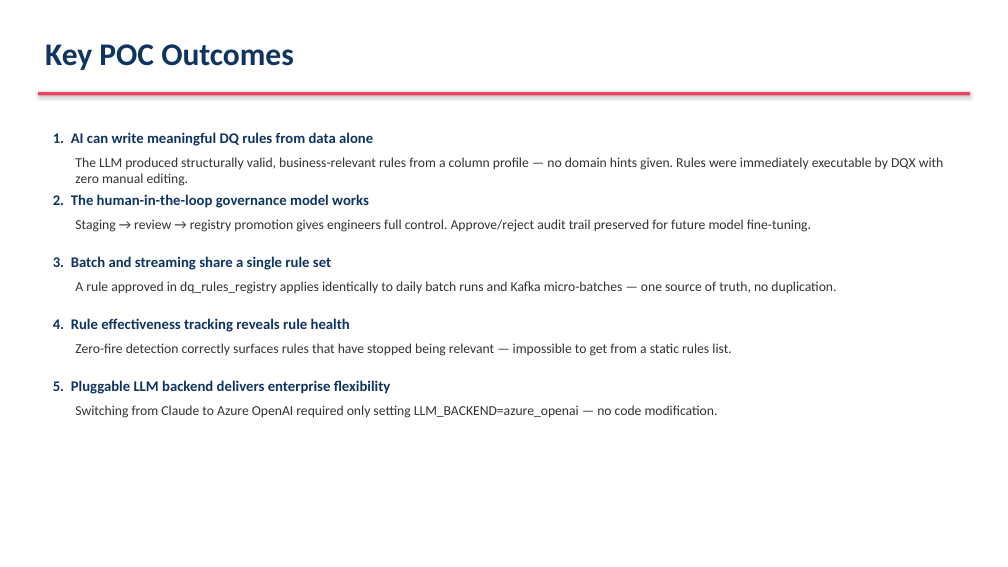
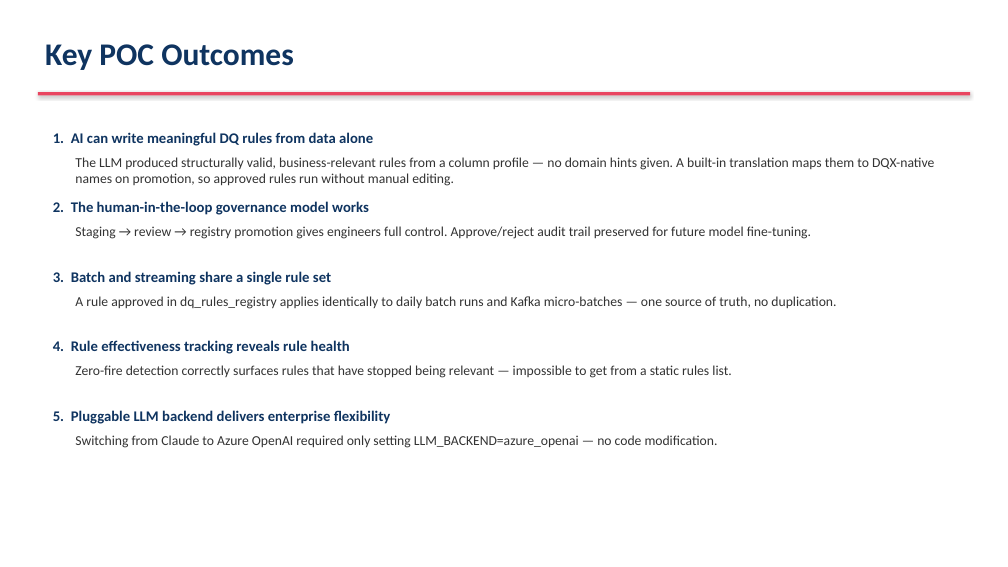
Before and after one commit to ameyadeshmukh-16/databricks-dqx-poc, a slide deck: slide 31 of AI_Infusion_Delivery_Assessment.pptx. Drawn at 1008x567 pixels with LibreOffice and Linux fonts; fonts in the diff are those of the drawing. Boxes give left, top, right and bottom in pixels: in the first picture for what was removed or moved away, otherwise in the second. Text is boxed around its words. In the diff, an @@ line names an element or a change of style, - is before the commit and + after.

```diff
--- a/AI_Infusion_Delivery_Assessment.pptx
+++ b/AI_Infusion_Delivery_Assessment.pptx
@@ text at bbox=[75, 157, 934, 186]: text changed @@
-The LLM produced structurally valid, business-relevant rules from a column profile — no domain hints given. Rules were immediately executable by DQX with zero manual editing.
+The LLM produced structurally valid, business-relevant rules from a column profile — no domain hints given. A built-in translation maps them to DQX-native names on promotion, so approved rules run without manual editing.
@@ text "2. The human-in-the-loop governance model ...": place and size @@
-text "2. The human-in-the-loop governance model ..." at bbox=[53, 194, 369, 208]
+text "2. The human-in-the-loop governance model ..." at bbox=[53, 201, 369, 215]
@@ text "Staging → review → registry ...": place and size @@
-text "Staging → review → registry ..." at bbox=[75, 219, 811, 232]
+text "Staging → review → registry ..." at bbox=[75, 226, 811, 239]
@@ text "3. Batch and streaming share ...": place and size @@
-text "3. Batch and streaming share ..." at bbox=[53, 256, 331, 270]
+text "3. Batch and streaming share ..." at bbox=[53, 271, 331, 285]
@@ text "A rule approved in dq_rules_registry ...": place and size @@
-text "A rule approved in dq_rules_registry ..." at bbox=[75, 281, 836, 294]
+text "A rule approved in dq_rules_registry ..." at bbox=[75, 296, 836, 309]
@@ text "4. Rule effectiveness tracking reveals ...": place and size @@
-text "4. Rule effectiveness tracking reveals ..." at bbox=[53, 318, 350, 332]
+text "4. Rule effectiveness tracking reveals ..." at bbox=[53, 340, 350, 354]
@@ text "Zero-fire detection correctly surfaces rules ...": place and size @@
-text "Zero-fire detection correctly surfaces rules ..." at bbox=[75, 343, 731, 356]
+text "Zero-fire detection correctly surfaces rules ..." at bbox=[75, 365, 731, 378]
@@ text "5. Pluggable LLM backend delivers ...": place and size @@
-text "5. Pluggable LLM backend delivers ..." at bbox=[53, 380, 391, 394]
+text "5. Pluggable LLM backend delivers ..." at bbox=[53, 410, 391, 424]
@@ text "Switching from Claude to Azure ...": place and size @@
-text "Switching from Claude to Azure ..." at bbox=[75, 405, 718, 418]
+text "Switching from Claude to Azure ..." at bbox=[75, 435, 718, 448]
```
Also in this commit, not shown: 12 other slides changed, 1 slide added, 1 slide removed, 1 other file.
